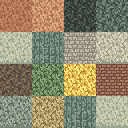
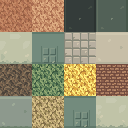
Revision of a layered 128×128 image; what changed, layer by layer:
painted on "Weathering patches" over left=0, top=0, right=128, bottom=128
